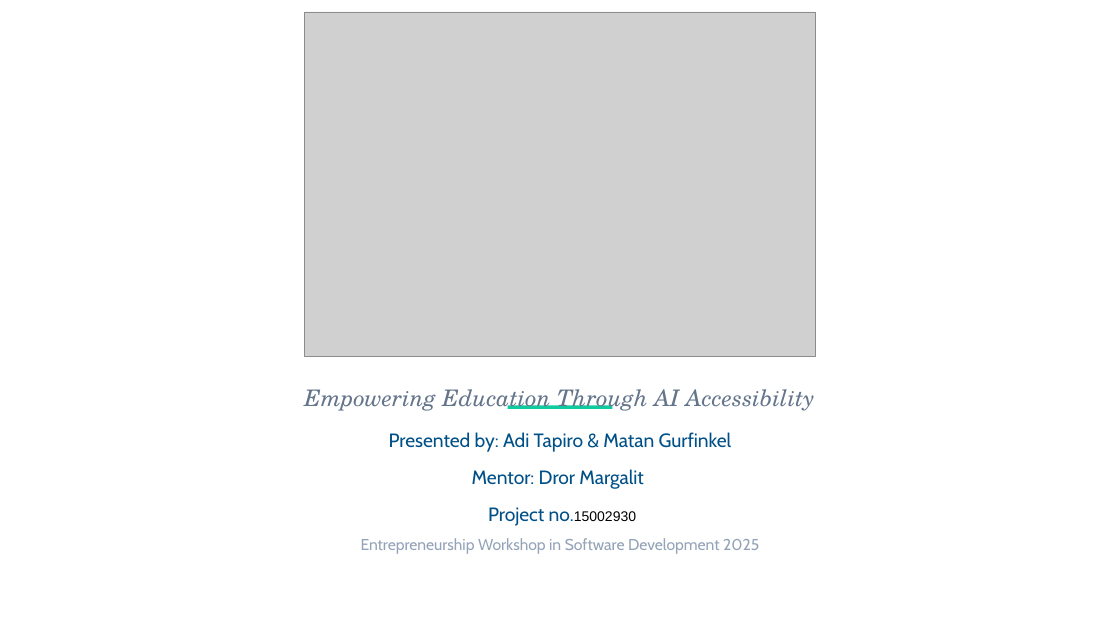
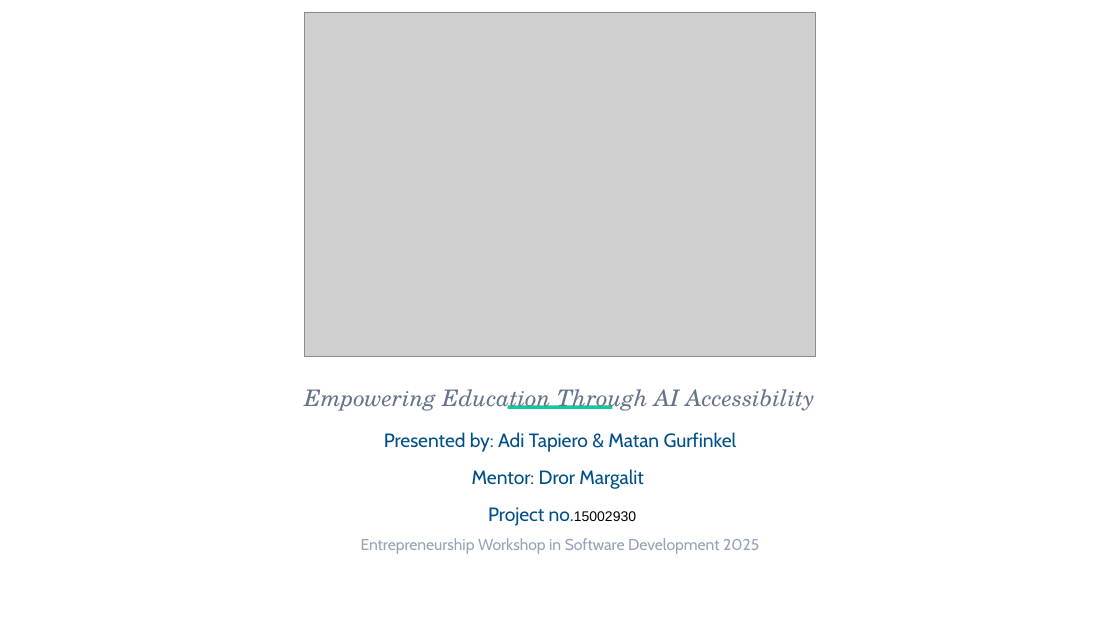
Before and after one commit to adi0258/AccessibleAcademic, a slide deck: slide 1 of documentation/submissions/presentation/Accessible Academic Presentation.pptx. Drawn at 1120x630 pixels with LibreOffice and Linux fonts; fonts in the diff are those of the drawing; grey boxes stand for pictures; background and template pictures are left out. Boxes give left, top, right and bottom in pixels: in the first picture for what was removed or moved away, otherwise in the second. Text is boxed around its words. In the diff, an @@ line names an element or a change of style, - is before the commit and + after.

Commit message:
Spell the surname "Tapiero" everywhere
I had settled on "Tapiro" from the READMEs and the personal email
address. That was the wrong half: app/web/index.html and the poster
both already read "Tapiero", and it is the correct spelling.

Reversed across all five places that carry it — the three READMEs, the
executive summary, and slides 1 and 2 of the deck, which previously
disagreed with each other.

```diff
--- a/documentation/submissions/presentation/Accessible Academic Presentation.pptx
+++ b/documentation/submissions/presentation/Accessible Academic Presentation.pptx
@@ text at bbox=[384, 432, 737, 452]: text changed @@
-Presented by: Adi Tapiro & Matan Gurfinkel
+Presented by: Adi Tapiero & Matan Gurfinkel
```
Also in this commit, not shown: 1 other slide changed, 4 other files.
